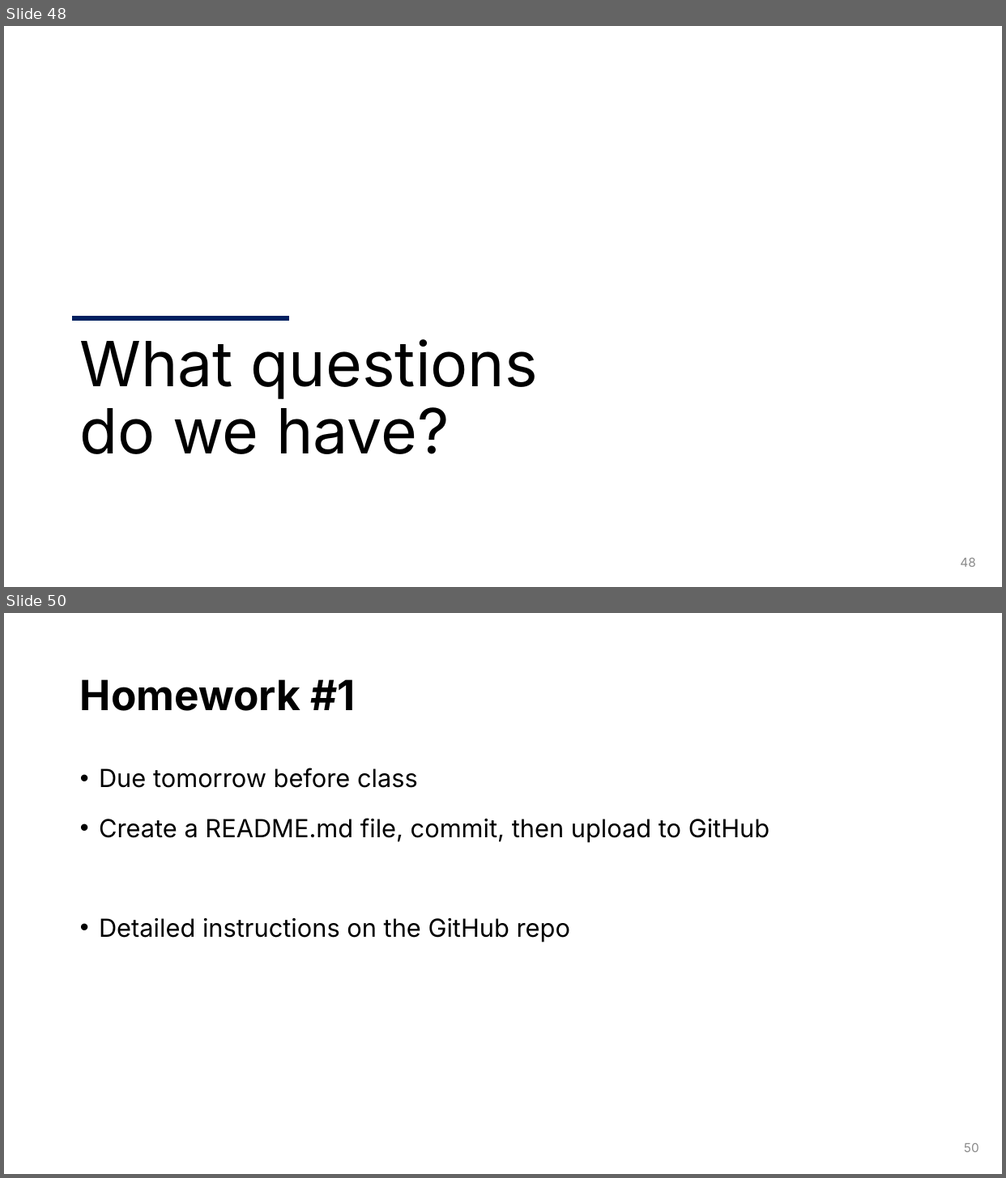
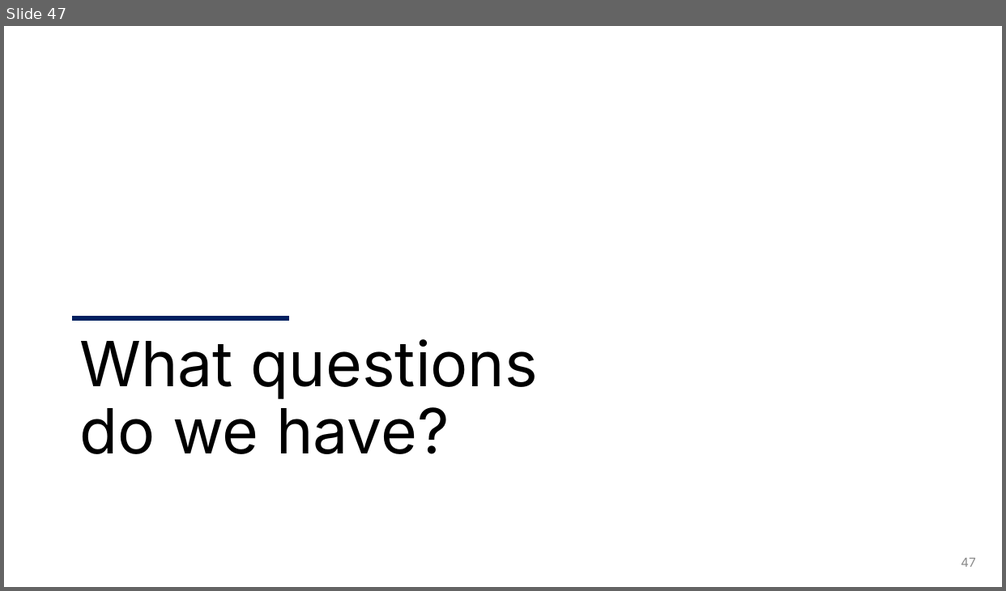
Before and after one commit to UofT-DSI/git, a slide deck: instructors/slides-new-pptx/Git1.pptx. Shown one above the other, each under a label of ours: slides 48 and 50 before the commit, slide 47 after it; the slides between them are not shown. The pictures are 1006x1178 and 1006x591 pixels, drawn with LibreOffice and Linux fonts; fonts in the diff are those of the drawing; background and template pictures are left out. Boxes give left, top, right and bottom in pixels: in the first picture for what was removed or moved away, otherwise in the second. Text is boxed around its words. In the diff, an @@ line names an element or a change of style, - is before the commit and + after.

```diff
--- a/instructors/slides-new-pptx/Git1.pptx
+++ b/instructors/slides-new-pptx/Git1.pptx
@@ slide 50 removed at box(4, 613, 1002, 1174), background #FFFFFF @@
@@ title removed at box(80, 679, 355, 711) @@
-Homework #1
@@ text removed at box(99, 768, 769, 942) @@
-• Due tomorrow before class
-• Create a README.md file, commit, then upload to GitHub
-• Detailed instructions on the GitHub repo
@@ page number removed at box(964, 1144, 979, 1152) @@
-50
@@ what was slide 48 is now slide 47 @@
@@ page number at box(961, 558, 976, 567): text changed @@
-48
+47
```
Also in this commit, not shown: 1 slide changed, 2 other slides removed, 2 other files.
